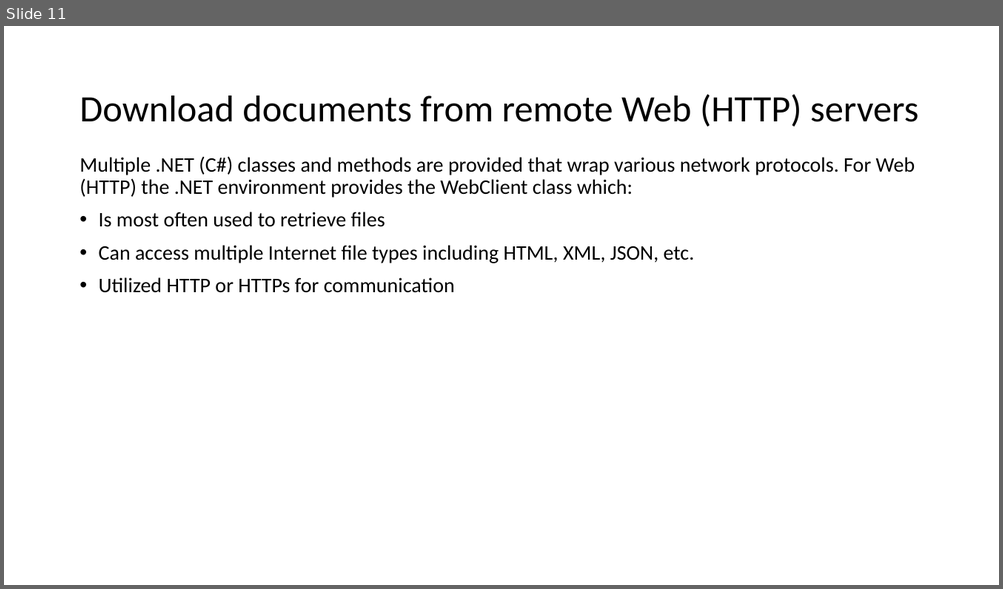
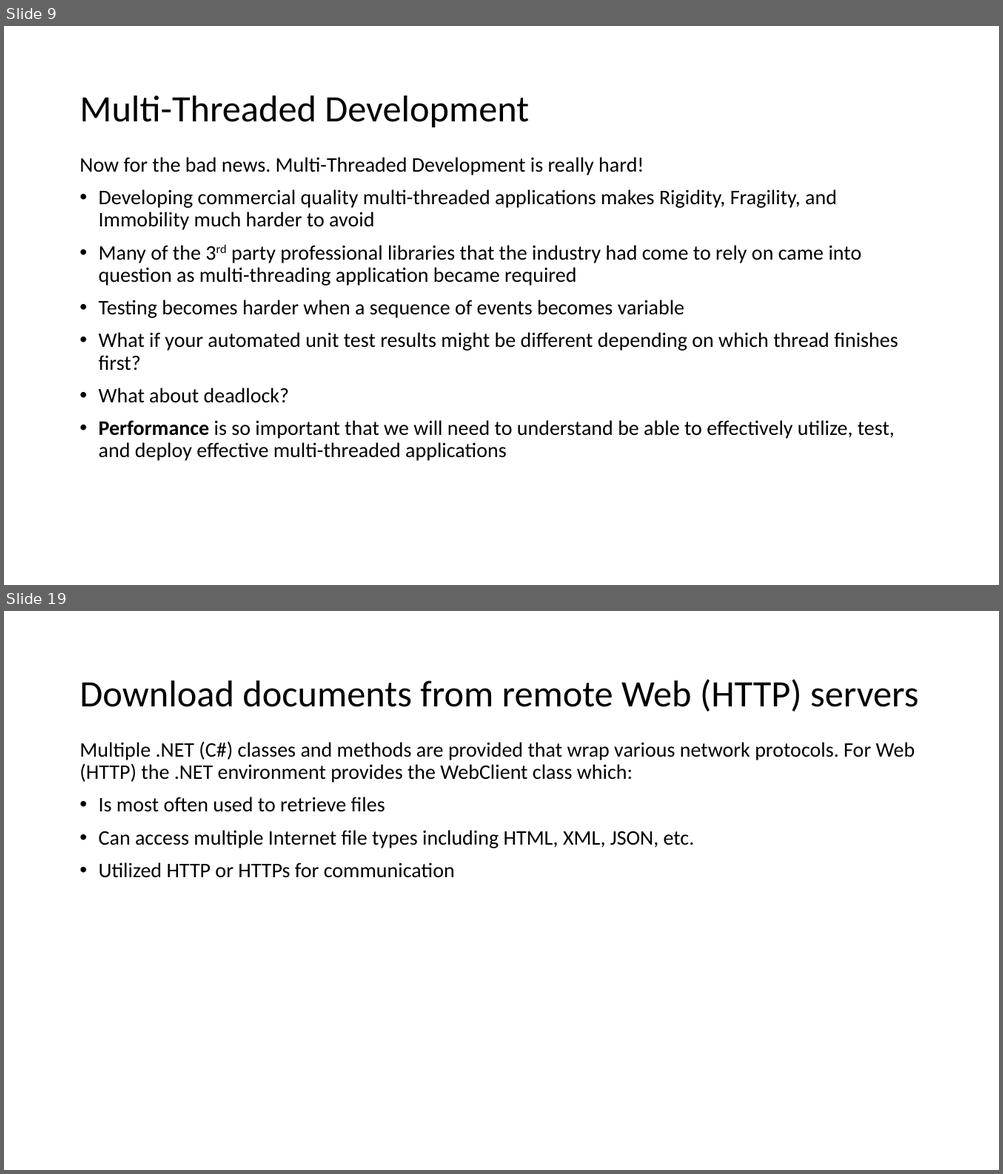
Before and after one commit to EricJPogue/www-epogue-info, a slide deck: CPSC-24500/Week08/2017SpringW08Slides.pptx. Shown one above the other, each under a label of ours: slide 11 before the commit, slides 9 and 19 after it; the slides between them are not shown. The pictures are 1003x589 and 1003x1174 pixels, drawn with LibreOffice and Linux fonts; fonts in the diff are those of the drawing. Boxes give left, top, right and bottom in pixels: in the first picture for what was removed or moved away, otherwise in the second. Text is boxed around its words. In the diff, an @@ line names an element or a change of style, - is before the commit and + after.

```diff
--- a/CPSC-24500/Week08/2017SpringW08Slides.pptx
+++ b/CPSC-24500/Week08/2017SpringW08Slides.pptx
@@ slide 9 added at (x1=4, y1=26, x2=999, y2=585), background #FFFFFF @@
@@ title added at (x1=79, y1=96, x2=529, y2=127), 36 pt, text #000000 @@
+Multi-Threaded Development
@@ text added at (x1=79, y1=157, x2=898, y2=461), 20 pt, text #000000 @@
+Now for the bad news. Multi-Threaded Development is really hard!
+• Developing commercial quality multi-threaded applications makes Rigidity, Fragility, and Immobility much harder to avoid
+• Many of the 3rd party professional libraries that the industry had come to rely on came into question as multi-threading application became required
+• Testing becomes harder when a sequence of events becomes variable
+• What if your automated unit test results might be different depending on which thread finishes first?
+• What about deadlock?
+• Performance is so important that we will need to understand be able to effectively utilize, test, and deploy effective multi-threaded applications
@@ what was slide 11 is now slide 19 @@
```
Also in this commit, not shown: 4 slides changed, 14 other slides added, 10 slides removed, 3 other files.
